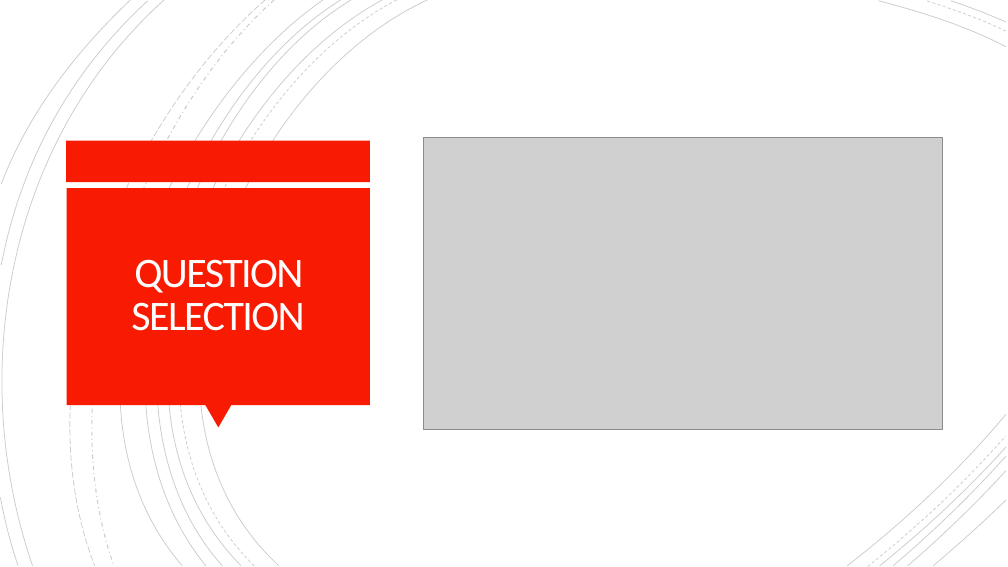
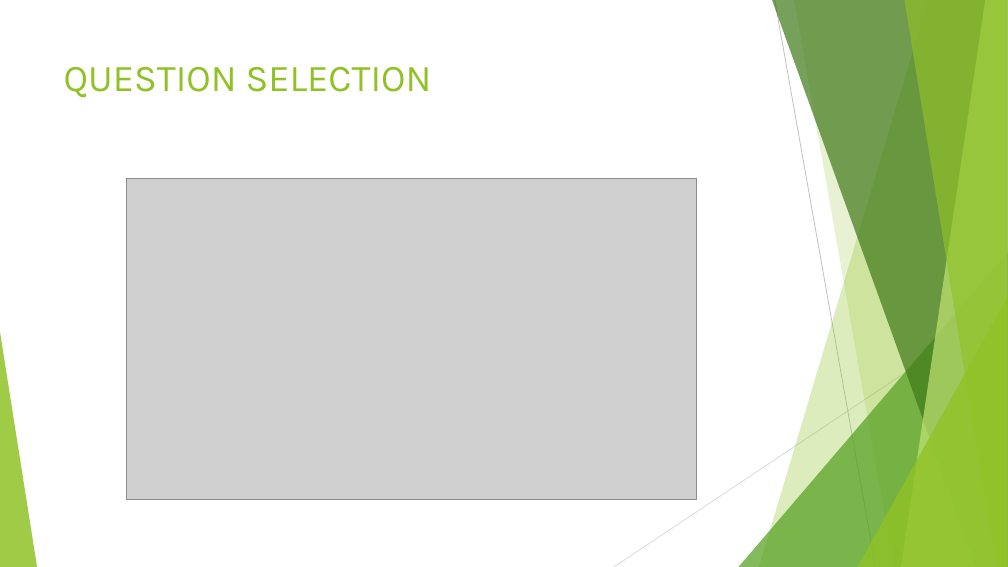
Before and after one commit to Teepiano1/mathsprint, a slide deck: slide 7 of MATHS SPRINT presentation.pptx (slide 5 before the commit). Drawn at 1008x567 pixels with LibreOffice and Linux fonts; fonts in the diff are those of the drawing; grey boxes stand for pictures. Boxes give left, top, right and bottom in pixels: in the first picture for what was removed or moved away, otherwise in the second. Text is boxed around its words. In the diff, an @@ line names an element or a change of style, - is before the commit and + after.

```diff
--- a/MATHS SPRINT presentation.pptx
+++ b/MATHS SPRINT presentation.pptx
@@ group removed at [0, 0, 1006, 567]: 21 freeform shapes @@
@@ title "QUESTION SELECTION": place and size @@
-title "QUESTION SELECTION" at [131, 259, 304, 331]
+title "QUESTION SELECTION" at [64, 67, 432, 98]
@@ title "QUESTION SELECTION" at [64, 67, 432, 98]: size 40 to 36 pt, font Calibri to Karla, text colour #FFFEFF to #90C226, letter spacing -1.5 to 0 pt; alignment centre to left; line spacing 0.85 to 1; vertical alignment middle to top @@
@@ rectangle removed at [67, 141, 371, 182] @@
@@ picture: place and size @@
-picture at [423, 138, 943, 430]
+picture at [126, 178, 697, 499]
@@ rectangle removed at [67, 188, 370, 405] @@
@@ group added at [0, 0, 1008, 567]: 5 freeform shapes, 3 triangles, 2 lines @@
@@ triangle removed at [205, 405, 231, 428] @@
```
Also in this commit, not shown: 3 other slides changed, 7 slides added, 5 slides removed, 3 other files.
